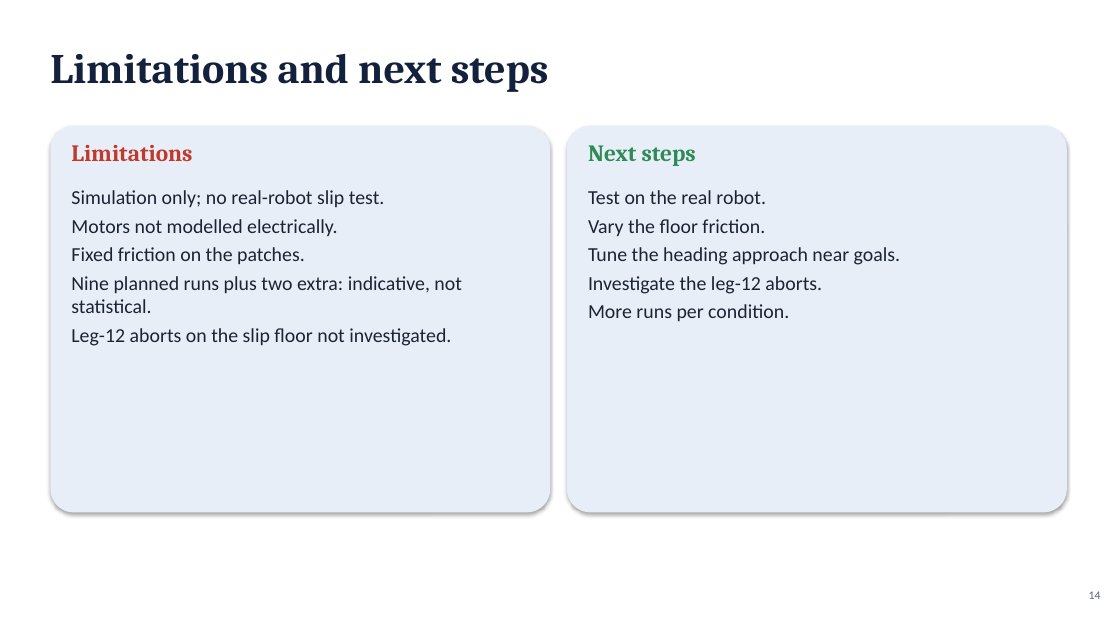
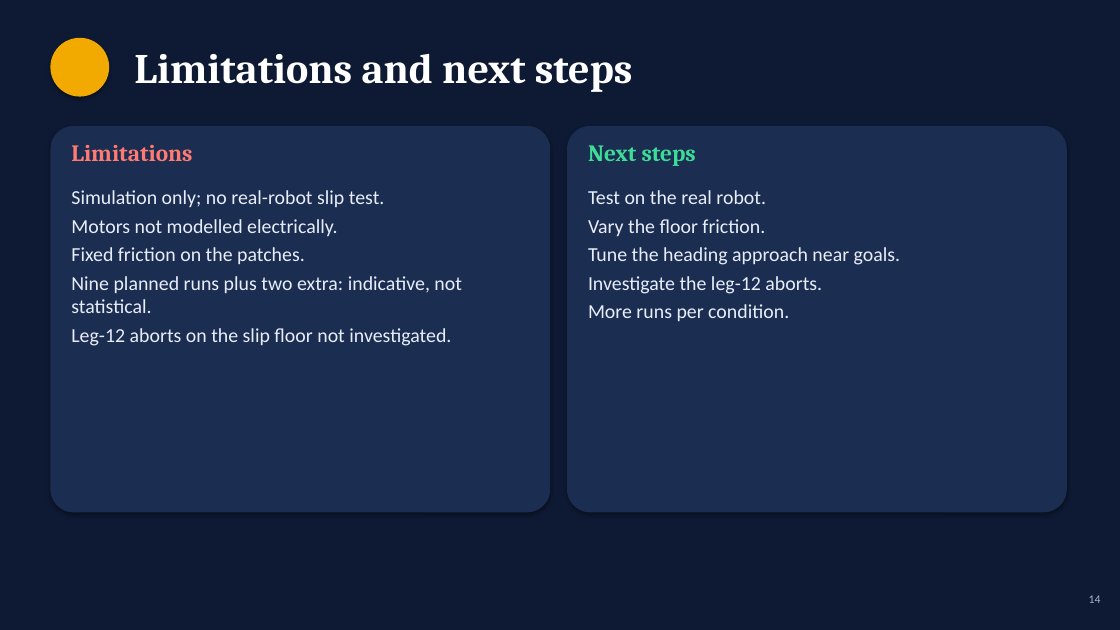
Before and after one commit to Saibts/AgileX_ScoutMini_JAZZY, a slide deck: slide 14 of docs/Scout_Mini_Project_Presentation.pptx. Drawn at 1120x630 pixels with LibreOffice and Linux fonts; fonts in the diff are those of the drawing. Boxes give left, top, right and bottom in pixels: in the first picture for what was removed or moved away, otherwise in the second. Text is boxed around its words. In the diff, an @@ line names an element or a change of style, - is before the commit and + after.

```diff
--- a/docs/Scout_Mini_Project_Presentation.pptx
+++ b/docs/Scout_Mini_Project_Presentation.pptx
@@ background #FFFFFF to #0E1A33 @@
@@ text "Limitations and next steps": place and size @@
-text "Limitations and next steps" at [50, 54, 549, 92]
+text "Limitations and next steps" at [134, 54, 633, 92]
@@ text "Limitations and next steps" at [134, 54, 633, 92]: text colour #14213D to #FFFFFF @@
@@ ellipse added at [50, 38, 109, 97], fill #F2A900 @@
@@ rounded rectangle at [50, 126, 550, 513]: fill #E8EEF7 to #1C2D52 @@
@@ text "Limitations" at [71, 145, 192, 161]: text colour #C0392B to #FF7B72 @@
@@ rounded rectangle at [567, 126, 1067, 513]: fill #E8EEF7 to #1C2D52 @@
@@ text "Next steps" at [588, 145, 696, 166]: text colour #2E8B57 to #3DDC97 @@
@@ text "Simulation only; no real-robot slip ..." at [71, 190, 462, 346]: text colour #1B2433 to #E8EEF8 @@
@@ text "Test on the real robot." at [588, 190, 901, 321]: text colour #1B2433 to #E8EEF8 @@
@@ text "14" at [1089, 595, 1101, 603]: text colour #5B6678 to #A3B3CE @@
```
Also in this commit, not shown: 14 other slides changed.
